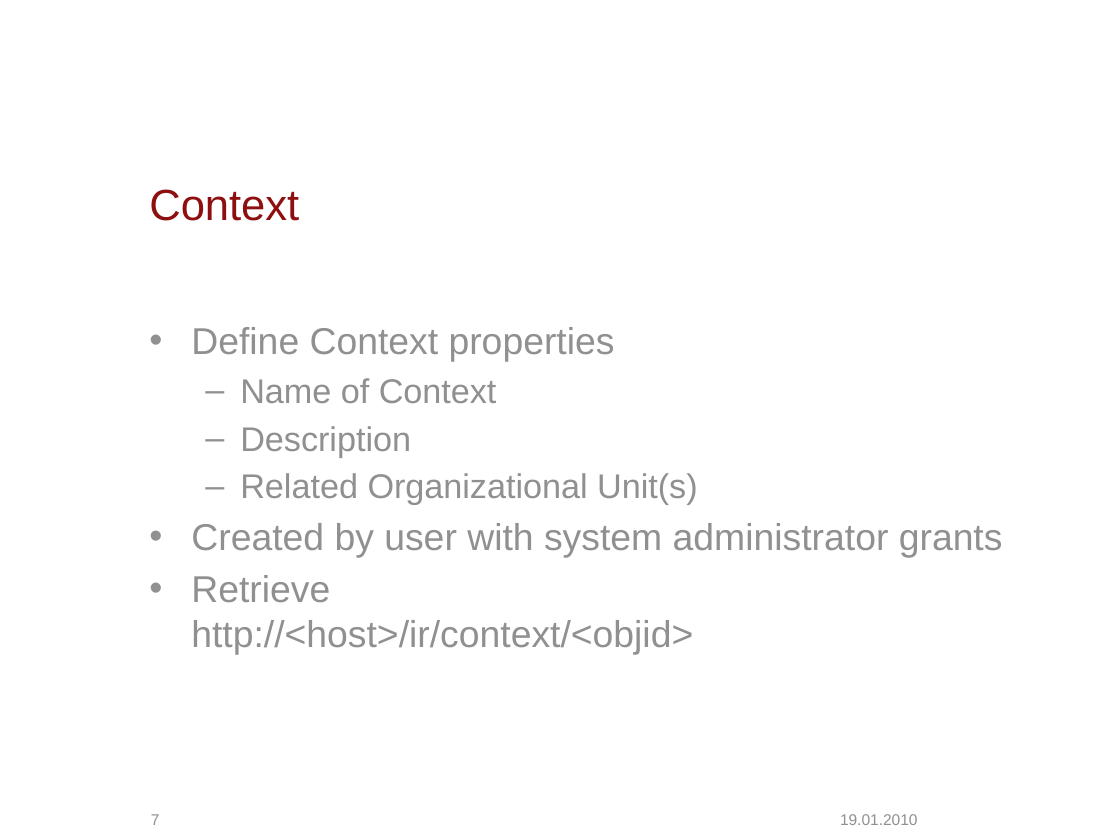
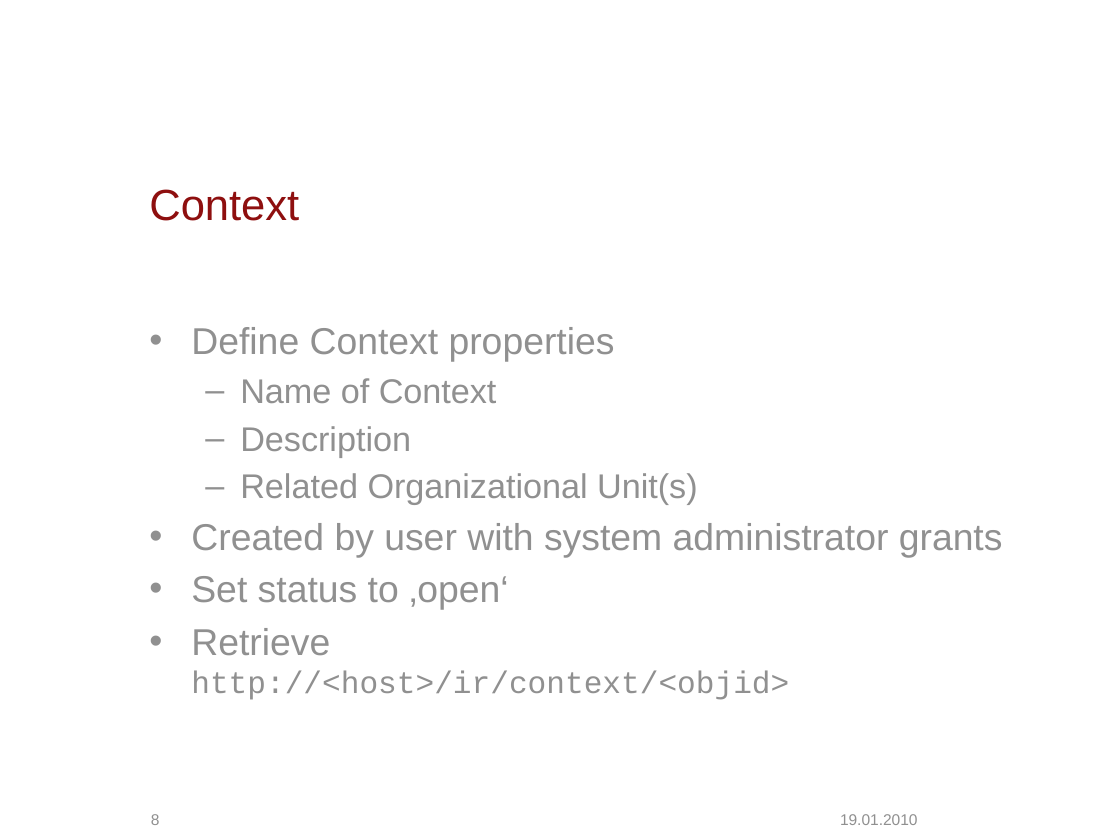
Before and after one commit to escidoc/escidoc-examples-old, a slide deck: slide 8 of doc/presentation.pptx (slide 7 before the commit). Drawn at 1120x840 pixels with LibreOffice and Linux fonts; fonts in the diff are those of the drawing; background and template pictures are left out. Boxes give left, top, right and bottom in pixels: in the first picture for what was removed or moved away, otherwise in the second. Text is boxed around its words. In the diff, an @@ line names an element or a change of style, - is before the commit and + after.

```diff
--- a/doc/presentation.pptx
+++ b/doc/presentation.pptx
@@ text at [191, 576, 509, 610]: paragraph added @@
+• Set status to ‚open‘
@@ text at [191, 628, 789, 700]: size 24 to 20 pt, font Arial to Courier New in "http://<host>/ir/context/<objid>" @@
@@ page number at [151, 814, 160, 825]: text changed @@
-7
+8
```
Also in this commit, not shown: 8 other slides changed, 3 slides added.
